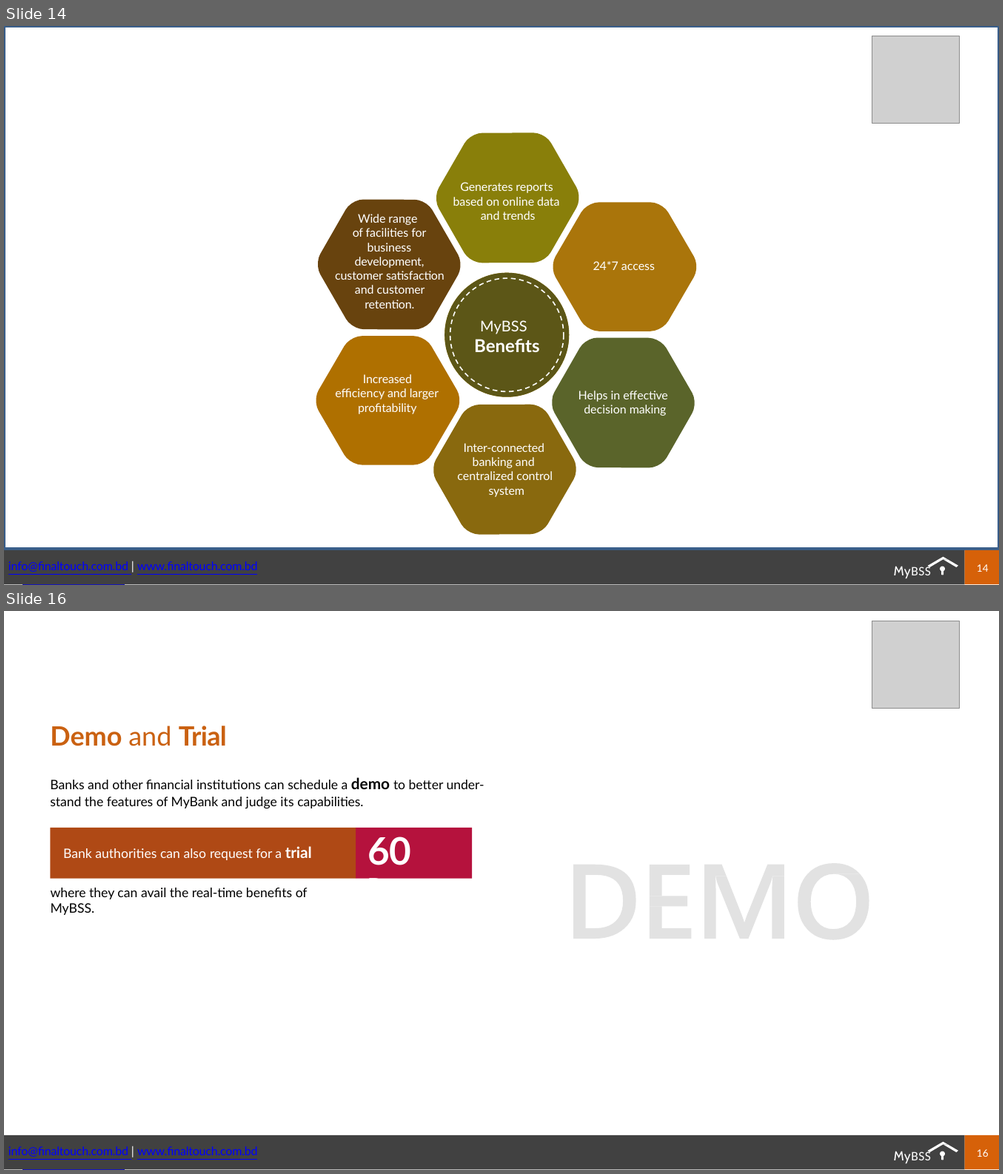
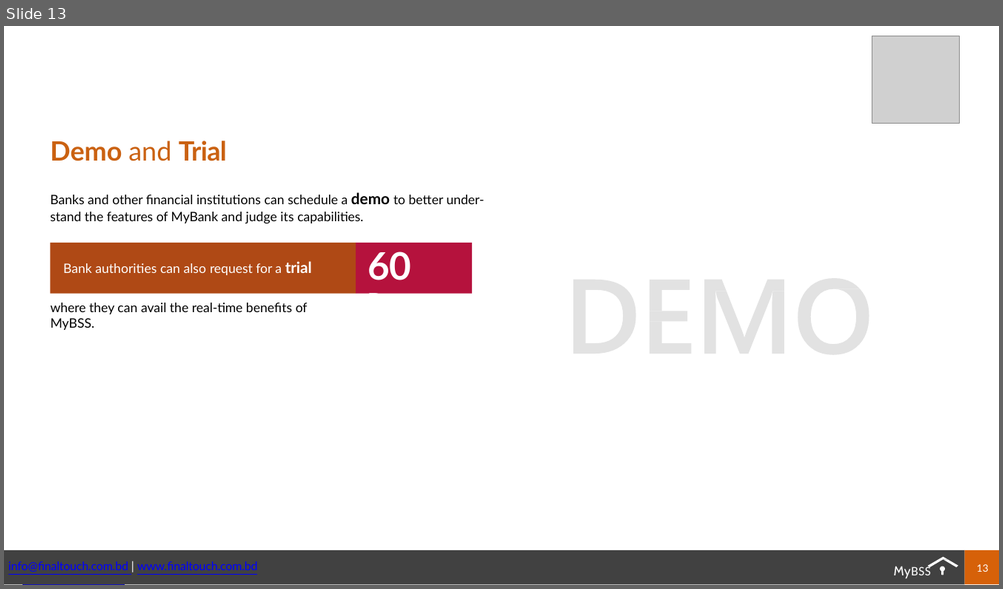
Before and after one commit to F4faysal/Bohumukhi-Somobai-somiti, a slide deck: APP.ppsx. Shown one above the other, each under a label of ours: slides 14 and 16 before the commit, slide 13 after it; the slides between them are not shown. The pictures are 1003x1174 and 1003x589 pixels, drawn with LibreOffice and Linux fonts; fonts in the diff are those of the drawing; grey boxes stand for pictures; background and template pictures are left out. Boxes give left, top, right and bottom in pixels: in the first picture for what was removed or moved away, otherwise in the second. Text is boxed around its words. In the diff, an @@ line names an element or a change of style, - is before the commit and + after.

```diff
--- a/APP.ppsx
+++ b/APP.ppsx
@@ slide 14 removed at (4, 26, 999, 585), background #FFFFFF @@
@@ rectangle removed at (4, 26, 999, 549) @@
@@ picture removed at (871, 36, 959, 123) @@
@@ group removed at (316, 133, 696, 535): 9 freeform shapes, 7 texts @@
-MyBSS
-Benefits
-Generates reports based on online data and trends
-Wide range of facilities for business development,
-customer satisfaction and customer retention.
-Increased efficiency and larger
-profitability
-Inter-connected banking and centralized control system
-Helps in effective decision making
-24*7 access
@@ freeform shape removed at (4, 550, 964, 584) @@
@@ freeform shape removed at (927, 557, 958, 567) @@
@@ freeform shape removed at (964, 550, 998, 584) @@
@@ text removed at (8, 562, 128, 575) @@
-info@finaltouch.com.bd | www.finaltouch.com.bd
@@ text removed at (22, 562, 257, 575) @@
-info@sesameindia.com | www.sesameindia.com
@@ text removed at (893, 565, 938, 580) @@
-MyBank
@@ text removed at (893, 565, 930, 580) @@
-MyBSS
@@ freeform shape removed at (939, 566, 944, 575) @@
@@ page number removed at (976, 565, 988, 572) @@
-14
@@ what was slide 16 is now slide 13 @@
@@ page number at (976, 565, 988, 572): text changed @@
-16
+13
```
Also in this commit, not shown: 8 slides changed, 2 other slides removed, 4 other files.
